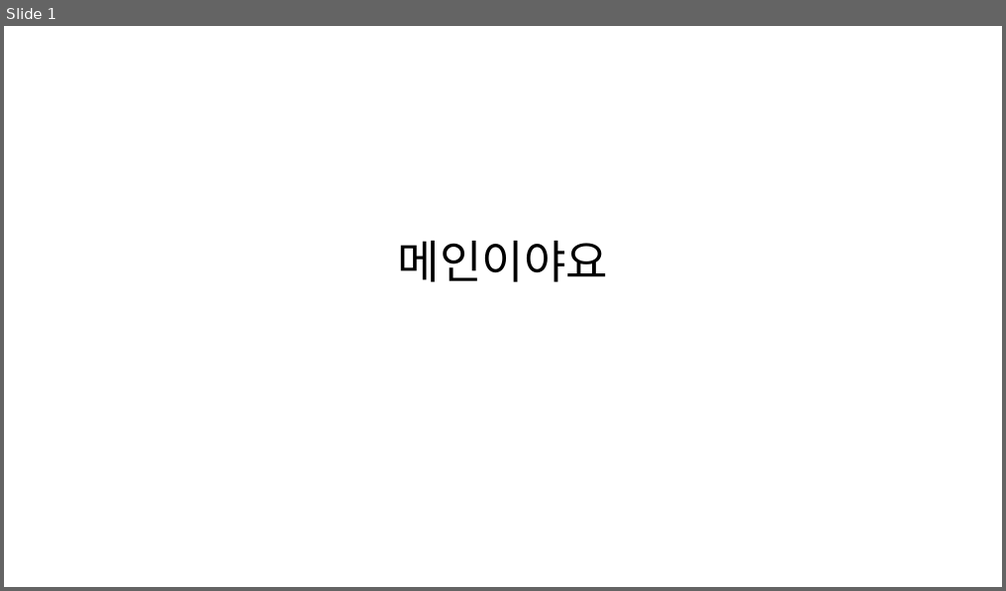
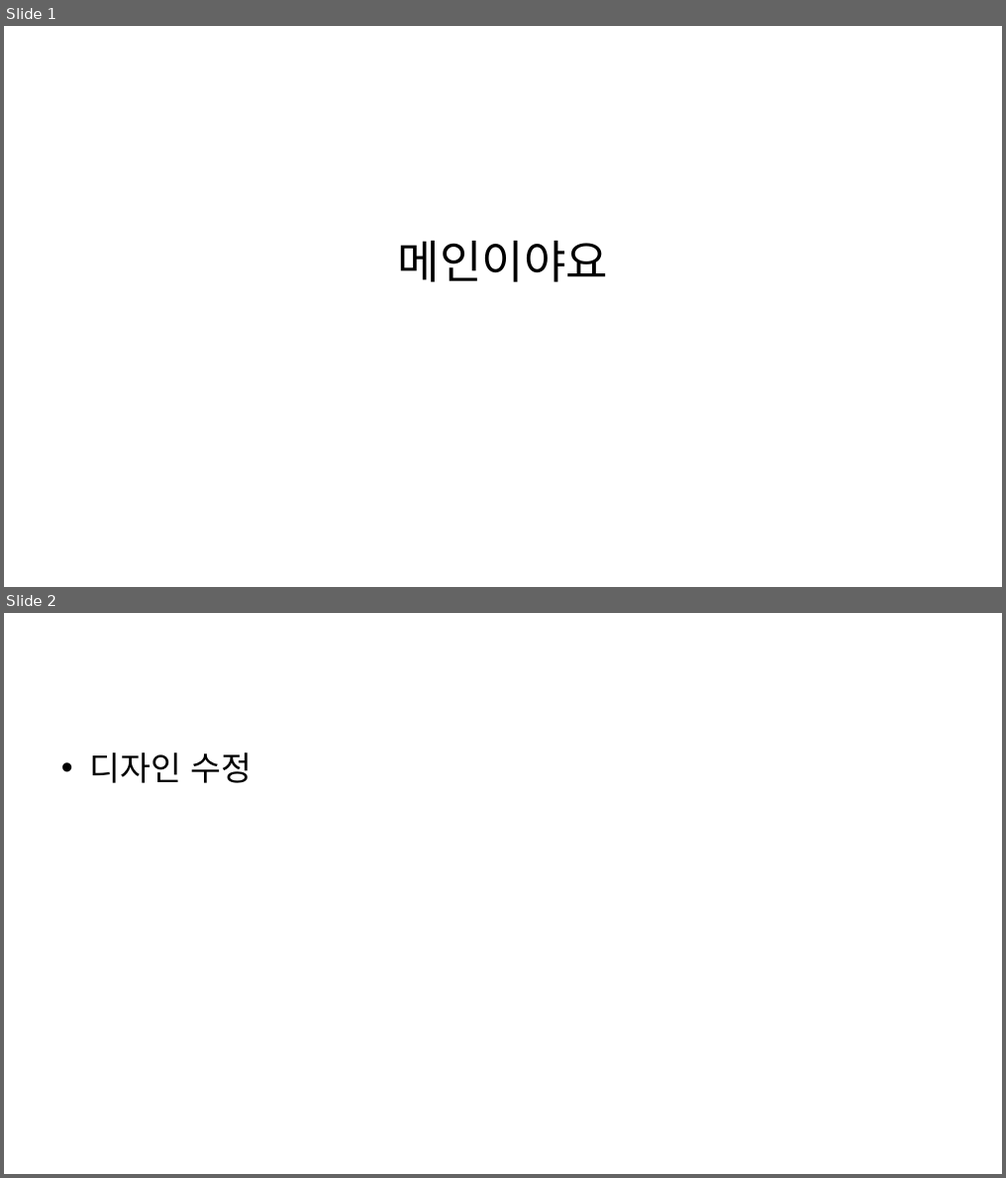
Before and after one commit to jinew00/netMerge, a slide deck: 디자인.pptx. Shown one above the other, each under a label of ours: slide 1 before the commit, slides 1 and 2 after it. The pictures are 1006x591 and 1006x1178 pixels, drawn with LibreOffice and Linux fonts; fonts in the diff are those of the drawing. Boxes give left, top, right and bottom in pixels: in the first picture for what was removed or moved away, otherwise in the second. Text is boxed around its words. In the diff, an @@ line names an element or a change of style, - is before the commit and + after.

Commit message:
dsdsdsddsds

```diff
--- a/디자인.pptx
+++ b/디자인.pptx
@@ slide 2 added at (x1=4, y1=613, x2=1002, y2=1174), background #FFFFFF @@
@@ text added at (x1=89, y1=753, x2=252, y2=783), 32 pt, text #000000 @@
+• 디자인 수정
```
